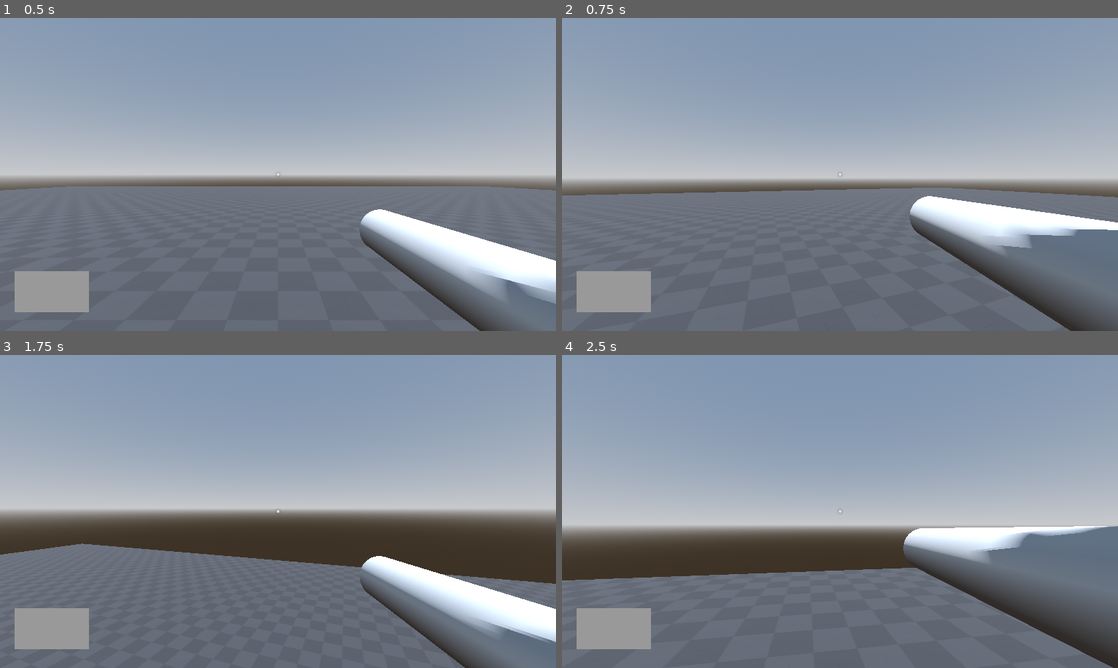
Above: before the commit, frames 1-4 (two rows, left to right).
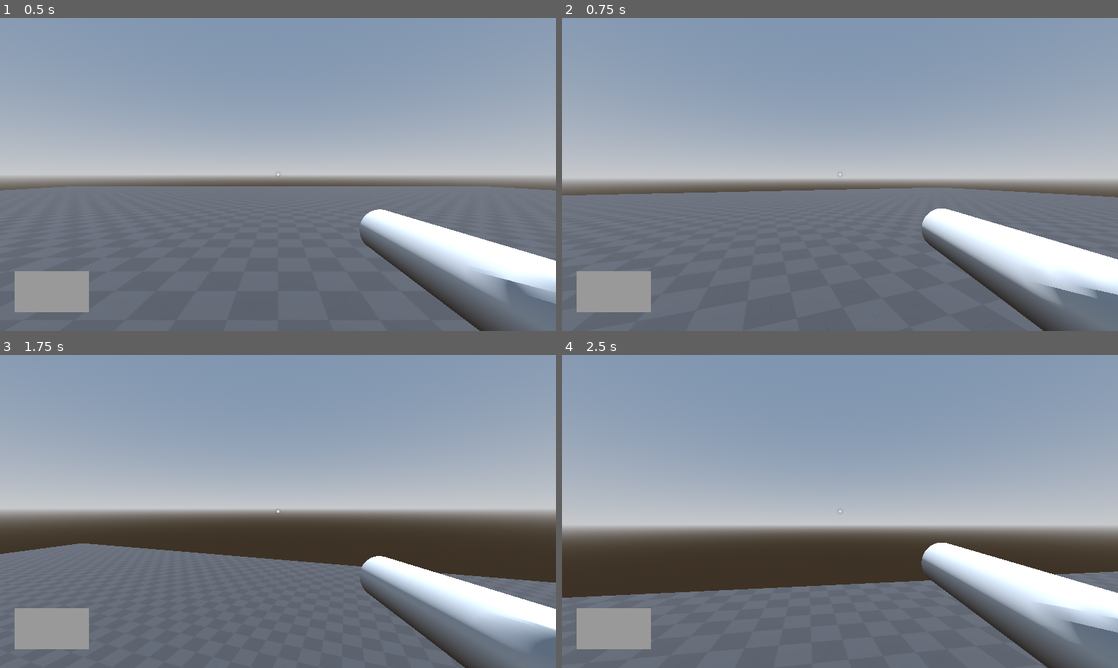
Above: after the commit, the same moments.

Repository: piksalchaos/spadooshka
Game: Godot game, scene res://scenes/test_world.tscn
Same seed, same stepped clock (60 frames per second), same inputs: the game is played once before the commit and once after it.
Inputs (mouse positions are in pixels of both pictures, inside the frame that each line leads up to):
- Up to frame 1 (0.5 s): no input
- Up to frame 2 (0.75 s): move the mouse to (867, 174) at 0.52 s; hold W (forward) from 0.53 s (still down); hold Shift (dash, bound only after the commit) from 0.53 s (still down)
- Up to frame 3 (1.75 s): keep holding W (forward); tap Space (jump) at 0.77, 1.52 s; move the mouse to (250, 511) at 1.27 s; release Shift (dash, bound only after the commit) at 1.28 s; tap E (interact) at 1.35 s; tap Shift (dash, bound only after the commit) at 1.55 s
- Up to frame 4 (2.5 s): keep holding W (forward); move the mouse to (851, 505) at 2.02 s; hold Mouse wheel down (item_slot_left) from 2.03 s (still down); tap Shift (dash, bound only after the commit) at 2.3 s

Frame 1 is identical in both runs. In frame 2, 9.4% of the frame differs, in the area x 4-100%, y 55-100%; in frame 3, 0.8%; in frame 4, 15%, in the area x 0-100%, y 54-100%.

Commit message:
starting to work on dash

Diff:
--- a/project.godot
+++ b/project.godot
@@ -49,6 +49,11 @@
 "events": [Object(InputEventKey,"resource_local_to_scene":false,"resource_name":"","device":-1,"window_id":0,"alt_press …(191 unchanged characters)…
 ]
 }
+dash={
+"deadzone": 0.5,
+"events": [Object(InputEventKey,"resource_local_to_scene":false,"resource_name":"","device":-1,"window_id":0,"alt_pressed":false,"shift_pressed":false,"ctrl_pressed":false,"meta_pressed":false,"pressed":false,"keycode":0,"physical_keycode":4194325,"key_label":0,"unicode":0,"location":0,"echo":false,"script":null)
+]
+}
 quit={
 "deadzone": 0.5,
 "events": [Object(InputEventKey,"resource_local_to_scene":false,"resource_name":"","device":-1,"window_id":0,"alt_press …(195 unchanged characters)…
--- a/scenes/player.gd
+++ b/scenes/player.gd
@@ -12,6 +12,7 @@
 const MAX_ITEM_COUNT: int = 3
 const DEFAULT_SPEED: float = 10.0
 const BOOSTED_SPEED: float = 16.0
+const DASH_SPEED: float = 50.0
 const DEFAULT_JUMP_VELOCITY: float = 7.0
 const BOOSTED_JUMP_VELOCITY: float = 12.0
 
@@ -32,6 +33,9 @@
 
 	if event.is_action_pressed("jump") and is_on_floor():
 		velocity.y = DEFAULT_JUMP_VELOCITY
+
+	if event.is_action_pressed("dash"):
+		velocity = -camera.global_transform.basis.z * DASH_SPEED
 
 	if items.size() > 0:
 		if event.is_action_pressed("item_slot_right"):
